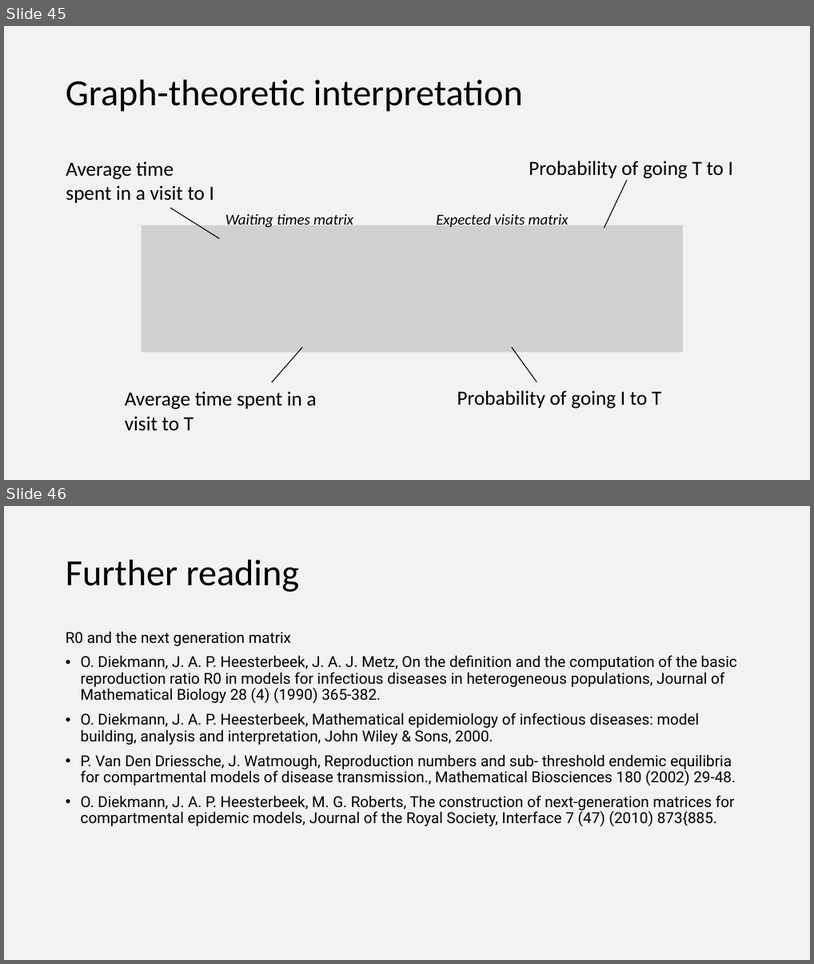
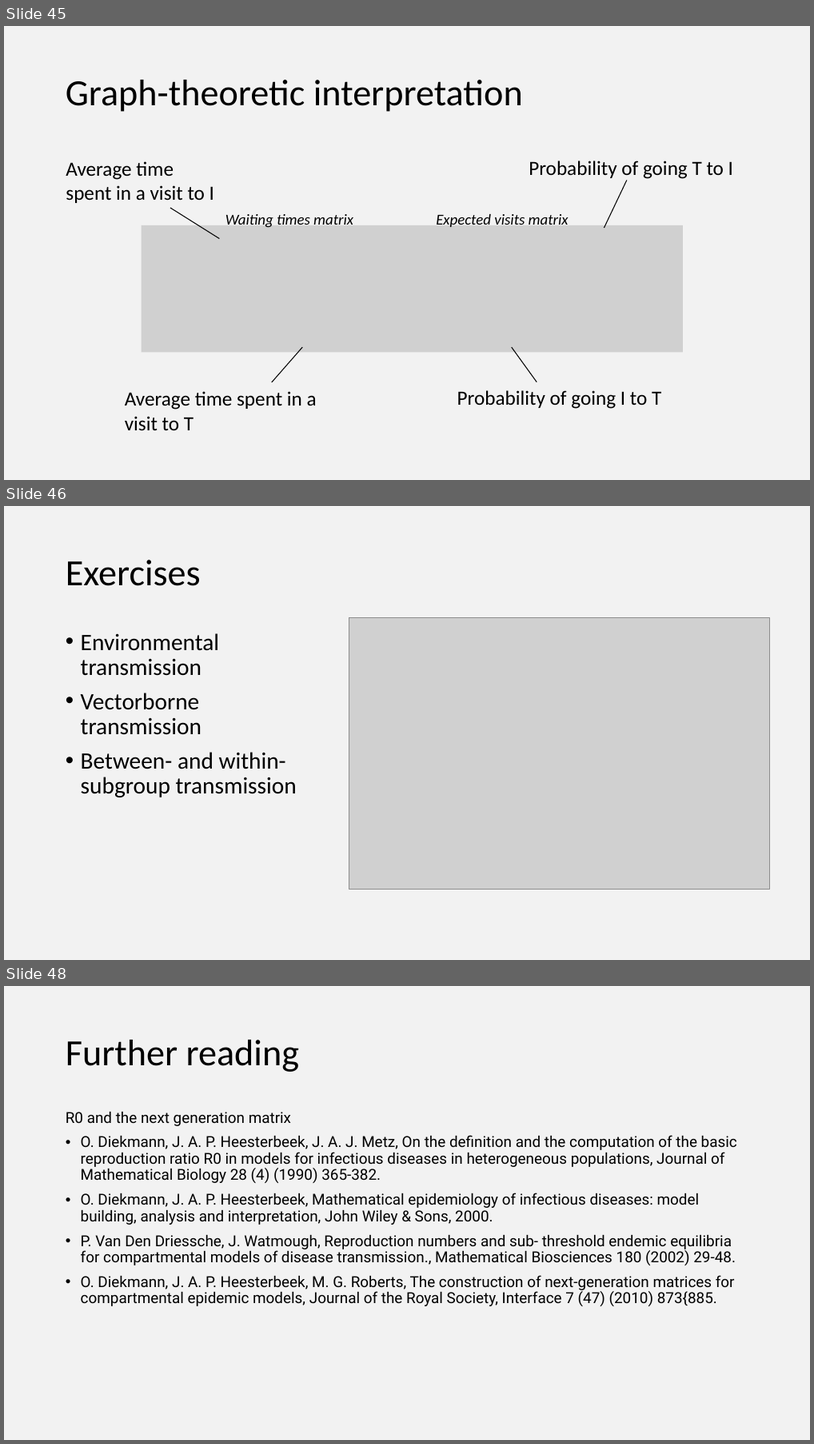
Before and after one commit to epimath/epid-814-materials, a slide deck: Lectures/AndrewGuestLectureR0/R0 lecture.pptx. Shown one above the other, each under a label of ours: slides 45 and 46 before the commit, slides 45, 46 and 48 after it; the slides between them are not shown. The pictures are 814x964 and 814x1444 pixels, drawn with LibreOffice and Linux fonts; fonts in the diff are those of the drawing; grey boxes stand for pictures. Boxes give left, top, right and bottom in pixels: in the first picture for what was removed or moved away, otherwise in the second. Text is boxed around its words. In the diff, an @@ line names an element or a change of style, - is before the commit and + after.

```diff
--- a/Lectures/AndrewGuestLectureR0/R0 lecture.pptx
+++ b/Lectures/AndrewGuestLectureR0/R0 lecture.pptx
@@ slide 46 added at box(4, 506, 810, 960), background #F2F2F2 @@
@@ title added at box(66, 560, 201, 586), 44 pt, text #000000 @@
+Exercises
@@ picture added at box(350, 618, 770, 889) @@
@@ text added at box(81, 633, 297, 797), 28 pt, text #000000 @@
+• Environmental transmission
+• Vectorborne transmission
+• Between- and within-subgroup transmission
@@ what was slide 46 is now slide 48 @@
```
Also in this commit, not shown: 7 slides changed, 1 other slide added, 1 other file.
